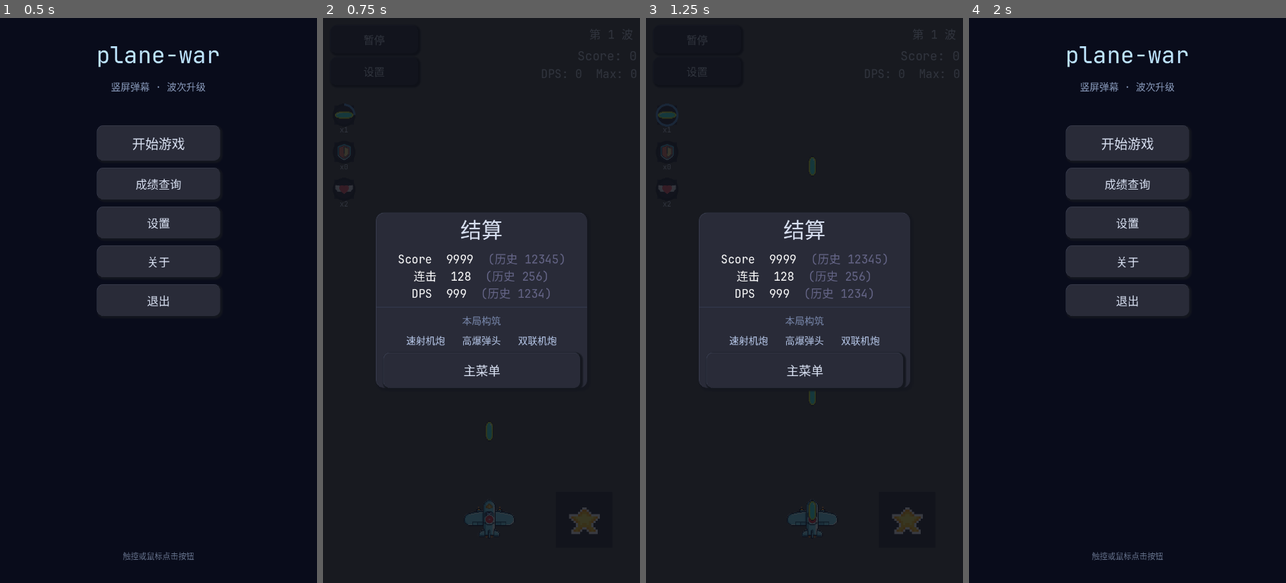
Above: before the commit, frames 1-4 (left to right).
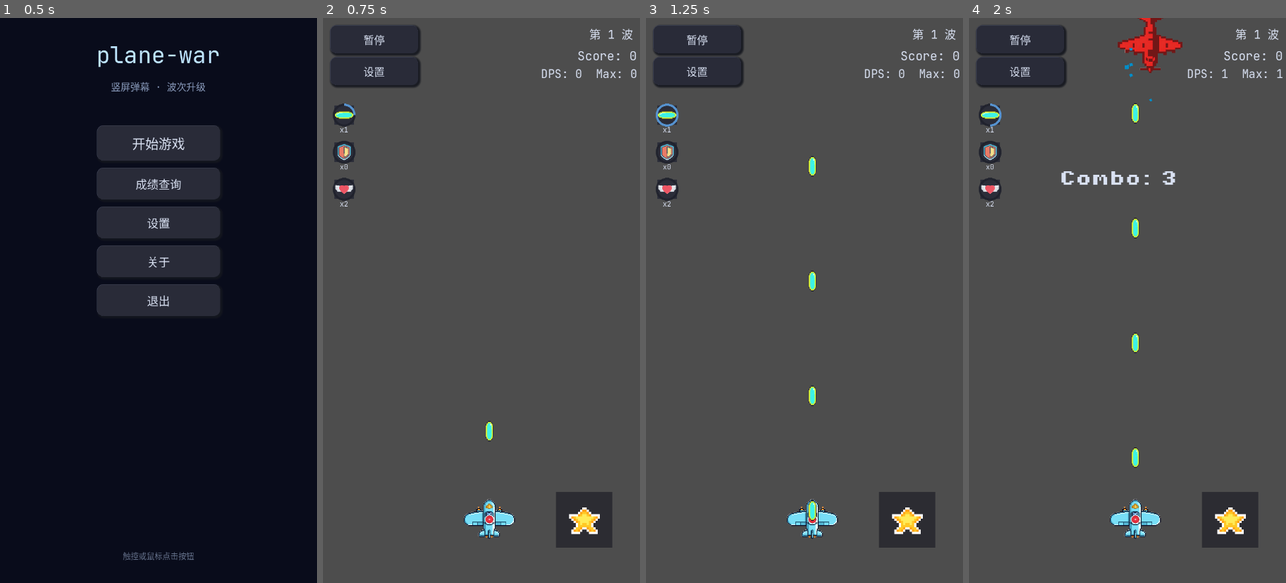
Above: after the commit, the same moments.

Repository: qingzhixing/plane-war
Game: Godot game, scene res://scenes/MainMenu.tscn
Two runs of this game, one before a commit and one after it. Both use one fixed random seed, a clock stepped at 60 frames per second and the inputs below. Sound files missing from this copy of the repository are replaced by a short silence.
Inputs (mouse positions are in pixels of both pictures, inside the frame that each line leads up to):
- Up to frame 1 (0.5 s): no input
- Up to frame 2 (0.75 s): click "开始游戏" at 0.5 s
- Up to frame 3 (1.25 s): no input
- Up to frame 4 (2 s): click (1127, 368) at 1.25 s, where only the run before the commit has a clickable "主菜单"

Frame 1 is identical in both runs. In frame 2, 99% of the frame differs, in the area x 0-100%, y 0-100%; in frame 3, 99%; in frame 4, 99%.

Commit message:
🎨 UI: GameOver 界面调整，添加按钮间距并重构按钮布局

Diff:
--- a/scenes/Main.tscn
+++ b/scenes/Main.tscn
@@ -288,6 +288,7 @@
 
 [node name="GameOver" type="CanvasLayer" parent="." unique_id=78857837]
 process_mode = 3
+visible = false
 script = ExtResource("5_game_over")
 
 [node name="Root" type="Control" parent="GameOver" unique_id=222543225]
@@ -376,22 +377,28 @@
 [node name="ButtonMargin" type="MarginContainer" parent="GameOver/Root/Center/SummaryCard/VBox" unique_id=300000001]
 layout_mode = 2
 theme_override_constants/margin_left = 16
+theme_override_constants/margin_top = 16
 theme_override_constants/margin_right = 16
-
-[node name="RestartButton" type="Button" parent="GameOver/Root/Center/SummaryCard/VBox/ButtonMargin" unique_id=676963160]
+theme_override_constants/margin_bottom = 16
+
+[node name="VBoxContainer" type="VBoxContainer" parent="GameOver/Root/Center/SummaryCard/VBox/ButtonMargin" unique_id=340543502]
+layout_mode = 2
+theme_override_constants/separation = 14
+
+[node name="MainMenuButton" type="Button" parent="GameOver/Root/Center/SummaryCard/VBox/ButtonMargin/VBoxContainer" unique_id=676963161]
+unique_name_in_owner = true
+custom_minimum_size = Vector2(260, 80)
+layout_mode = 2
+theme_override_font_sizes/font_size = 28
+text = "主菜单"
+
+[node name="RestartButton" type="Button" parent="GameOver/Root/Center/SummaryCard/VBox/ButtonMargin/VBoxContainer" unique_id=676963160]
 unique_name_in_owner = true
 custom_minimum_size = Vector2(260, 80)
 layout_mode = 2
 theme_override_font_sizes/font_size = 32
 text = "重新开始"
 
-[node name="MainMenuButton" type="Button" parent="GameOver/Root/Center/SummaryCard/VBox/ButtonMargin" unique_id=676963161]
-unique_name_in_owner = true
-custom_minimum_size = Vector2(260, 80)
-layout_mode = 2
-theme_override_font_sizes/font_size = 28
-text = "主菜单"
-
 [node name="UpgradeUI" parent="." unique_id=1043995664 instance=ExtResource("24_upgrade_ui_scene")]
 visible = false
 
